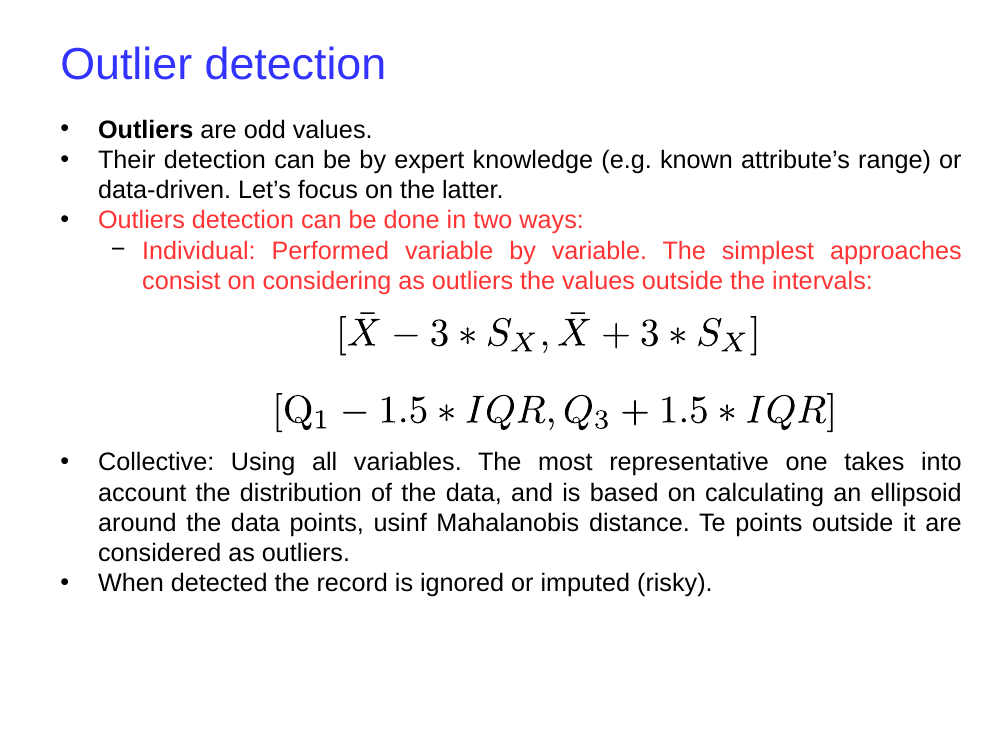
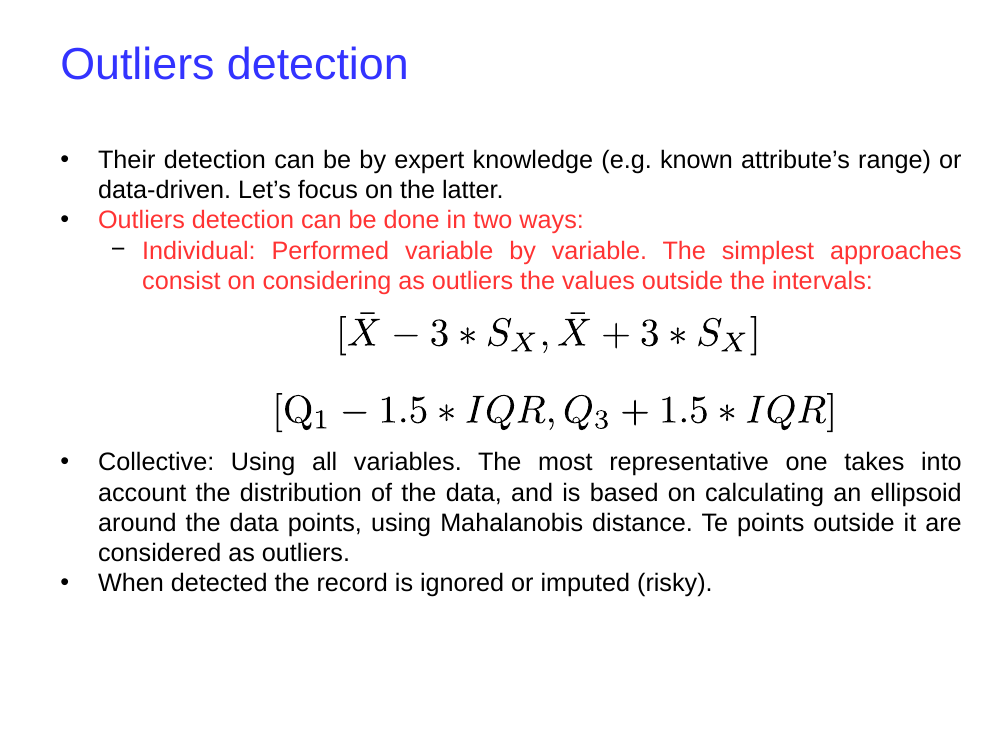
Before and after one commit to ceelch/Introduction_ML_2018_BCAM, a slide deck: slide 17 of Preprocessing_2019/Slides/Preprocessing-2019.odp. Drawn at 1008x756 pixels with LibreOffice and Linux fonts; fonts in the diff are those of the drawing; background and template pictures are left out. Boxes give left, top, right and bottom in pixels: in the first picture for what was removed or moved away, otherwise in the second. Text is boxed around its words. In the diff, an @@ line names an element or a change of style, - is before the commit and + after.

Commit message:
pdf slides

```diff
--- a/Preprocessing_2019/Slides/Preprocessing-2019.odp
+++ b/Preprocessing_2019/Slides/Preprocessing-2019.odp
@@ text at bbox=[60, 46, 409, 80]: text changed @@
-Outlier detection
+Outliers detection
@@ text at bbox=[98, 119, 373, 139]: paragraph removed @@
-• Outliers are odd values.
@@ text at bbox=[98, 451, 962, 562]: text changed @@
-• Collective: Using all variables. The most representative one takes into account the distribution of the data, and is based on calculating an ellipsoid around the data points, usinf Mahalanobis distance. Te points outside it are considered as outliers.
+• Collective: Using all variables. The most representative one takes into account the distribution of the data, and is based on calculating an ellipsoid around the data points, using Mahalanobis distance. Te points outside it are considered as outliers.
```
Also in this commit, not shown: 4 other slides changed, 2 other files.
